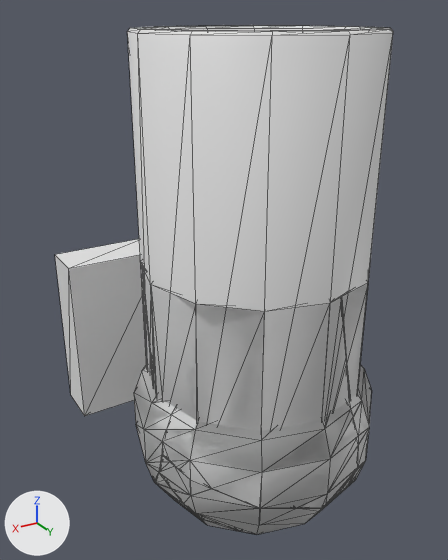
An edit to the FBX model Assets/Art/Environment/Props/Pots.fbx, drawn before and after from the same camera.
Camera for both pictures: a 50 mm camera at (0.622, 0.919, 0.93) aimed at (0.009, -0.104, 0.418). The axes (+X, +Y, +Z) are drawn at lower left. The lights are the same throughout. Mesh edges are drawn as thin lines. Where no turn or scale is listed for an object, it has been applied to the vertices. Vertices at the same position are counted once.

The first picture shows 'Box001', 'Pot_02', 'Pot_02_Part_1', 'Pot_02_Part_2', 'Pot_02_Part_4', 'Pot_02_Part_7', 'Pot_02_Part_8', 'Pot_03', 'Pot_03_Part_1', 'Pot_03_Part_6', 'Pot_03_Part_7'.
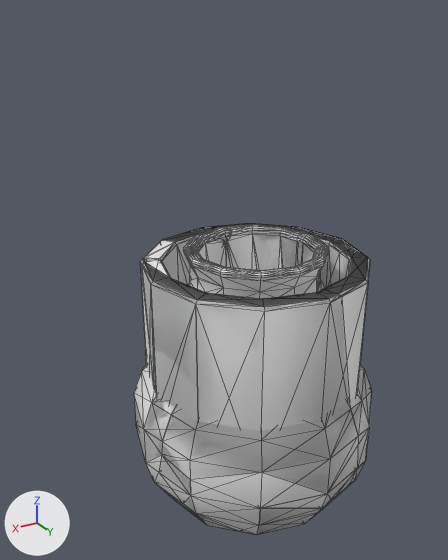
Commit message: New pots

Changed parts and their boxes (x1, y1, x2, y2) in the pictures (448 x 560 px; the box of a moved part takes in the faces that stretch with it):
'Pot_03', reshaped: before (127, 25, 393, 431); after (140, 223, 370, 431)
'Box001', deleted: before (55, 239, 146, 416)
'Pot_03_Part_1', reshaped: before (143, 269, 349, 430); after (142, 262, 350, 431)
'Pot_02_Part_4', reshaped: before (162, 402, 358, 508); after (162, 403, 358, 503)
'Pot_02_Part_8', reshaped: before (159, 455, 329, 534); after (159, 455, 326, 534)
'Pot_02_Part_2', reshaped: before (134, 367, 175, 482); after (134, 366, 175, 461)
'Pot_01_Part_2', reshaped (not visible before): after (186, 244, 327, 298)
'Pot_03_Part_6', reshaped: before (342, 283, 368, 397); after (324, 249, 370, 296)
'Pot_02_Part_1', reshaped: before (347, 367, 372, 484); after (347, 365, 372, 484)
'Pot_03_Part_8', reshaped (not visible before): after (150, 225, 234, 285)
'Pot_01_Part_8', reshaped (not visible before): after (208, 228, 233, 267)
'Pot_02_Part_7', reshaped: before (156, 473, 237, 531); after (158, 485, 237, 531)
'Pot_03_Part_5', reshaped (not visible before): after (248, 223, 356, 288)
'Pot_03_Part_7', reshaped: before (142, 274, 153, 381); after (141, 259, 147, 264)
part 2 of me_mesh_020, moved or reshaped (not visible before): after (190, 247, 327, 285)
part 3 of me_mesh_011, cut back: before (143, 269, 349, 430); after (142, 262, 350, 430)
part 5 of me_mesh_016, cut back: before (342, 283, 368, 397); after (324, 249, 367, 296)
part 7 of me_mesh_026, built on: after (208, 228, 231, 242)
part 8 of me_mesh_009, cut back: before (156, 473, 203, 521); after (158, 485, 203, 521)
part 9 of me_mesh_015, cut back: after (248, 223, 356, 287)
'Pot_01', unchanged, uncovered by the edit: after (183, 224, 329, 299)

What changed in the scene script:
```text
Change me_mesh_004:
    remove me_mesh_004.from_pydata(...)  # 142 vertices, 280 faces; spans x -0.118..0.118, y -0.14..0.14, z -0.163..0.163
    add me_mesh_004.from_pydata(...)  # 65 vertices, 126 faces; spans x -0.118..0.118, y -0.14..0.14, z -0.163..0.163
    me_mesh_004 part 1
    78 vertices are removed from x -0.118..0.108, y -0.136..0.139, z -0.163..0.163
    261 faces are deleted
    1 vertex is added at (0.013, 0.113, -0.012)
    107 new faces join them
Change me_mesh_006:
    remove me_mesh_006.from_pydata(...)  # 116 vertices, 228 faces; spans x -0.166..0.166, y -0.112..0.112, z -0.139..0.139
    add me_mesh_006.from_pydata(...)  # 51 vertices, 98 faces; spans x -0.166..0.166, y -0.112..0.112, z -0.139..0.139
    me_mesh_006 part 4
    66 vertices are removed from x -0.166..0.164, y -0.112..0.094, z -0.139..0.139
    207 faces are deleted
    1 vertex is added at (-0.145, -0.006, -0.126)
    77 new faces join them
Change me_mesh_018:
    remove me_mesh_018.from_pydata(...)  # 97 vertices, 190 faces; spans x -0.186..0.186, y -0.071..0.071, z -0.18..0.18
    add me_mesh_018.from_pydata(...)  # 37 vertices, 70 faces; spans x -0.186..0.186, y -0.071..0.07, z -0.179..0.18
    me_mesh_018 part 12
    61 vertices are removed from x -0.179..0.185, y -0.07..0.071, z -0.18..0.18
    171 faces are deleted
    1 vertex is added at (-0.106, -0.038, -0.179)
    51 new faces join them
Change me_mesh_003:
    remove me_mesh_003.from_pydata(...)  # 149 vertices, 294 faces; spans x -0.098..0.098, y -0.144..0.144, z -0.163..0.163
    add me_mesh_003.from_pydata(...)  # 68 vertices, 132 faces; spans x -0.098..0.098, y -0.144..0.144, z -0.163..0.163
    me_mesh_003 part 13
    81 vertices are removed from x -0.082..0.097, y -0.144..0.144, z -0.163..0.163
    252 faces are deleted
    90 new faces join them
Change me_mesh_015:
    remove me_mesh_015.from_pydata(...)  # 69 vertices, 134 faces; spans x -0.086..0.086, y -0.13..0.13, z -0.092..0.092
    add me_mesh_015.from_pydata(...)  # 28 vertices, 52 faces; spans x -0.086..0.086, y -0.13..0.13, z -0.092..0.092
    me_mesh_015 part 9
    41 vertices are removed from x -0.079..0.086, y -0.13..0.13, z -0.092..0.092
    127 faces are deleted
    45 new faces join them
Change me_mesh_020:
    remove me_mesh_020.from_pydata(...)  # 137 vertices, 266 faces; spans x -0.121..0.121, y -0.162..0.162, z -0.135..0.135
    add me_mesh_020.from_pydata(...)  # 113 vertices, 222 faces; spans x -0.121..0.121, y -0.108..0.162, z -0.135..0.135
    me_mesh_020 part 2
    102 faces are deleted
    102 new faces join them
Change me_mesh_016:
    remove me_mesh_016.from_pydata(...)  # 55 vertices, 106 faces; spans x -0.102..0.102, y -0.122..0.122, z -0.157..0.157
    add me_mesh_016.from_pydata(...)  # 26 vertices, 48 faces; spans x -0.102..0.102, y -0.122..0.122, z -0.157..0.157
    me_mesh_016 part 5
    29 vertices are removed from x -0.095..0.102, y -0.117..0.121, z -0.157..0.157
    98 faces are deleted
    40 new faces join them
Change me_mesh:
    where me_mesh.from_pydata(...)  # 120 vertices, 236 faces; spans x -0.22..0.22, y -0.22..0.22, z 0.0..0.907
    me_mesh part 10: all 48 vertices in x -0.22..0.22, y -0.22..0.22, z 0.902..0.907 are moved by (0.0, 0.0, -0.407)
Change me_mesh_009:
    remove me_mesh_009.from_pydata(...)  # 151 vertices, 298 faces; spans x -0.185..0.185, y -0.13..0.13, z -0.076..0.076
    add me_mesh_009.from_pydata(...)  # 56 vertices, 108 faces; spans x -0.185..0.185, y -0.13..0.13, z -0.076..0.076
    me_mesh_009 part 8
    95 vertices are removed from x -0.178..0.185, y -0.13..0.13, z -0.076..0.073
    281 faces are deleted
    91 new faces join them
Change me_mesh_026:
    remove me_mesh_026.from_pydata(...)  # 62 vertices, 120 faces; spans x -0.125..0.125, y -0.091..0.039, z -0.178..0.178
    add me_mesh_026.from_pydata(...)  # 74 vertices, 144 faces; spans x -0.125..0.125, y -0.091..0.039, z -0.178..0.178
    me_mesh_026 part 7: 4 vertices removed from x 0.008..0.02, y -0.031..-0.026, z 0.177..0.178; 17 vertices added at x -0.007..0.055, y -0.031..0.0, z 0.163..0.178
Change me_mesh_011:
    remove me_mesh_011.from_pydata(...)  # 125 vertices, 245 faces; spans x -0.162..0.162, y -0.157..0.157, z -0.213..0.213
    add me_mesh_011.from_pydata(...)  # 48 vertices, 92 faces; spans x -0.162..0.162, y -0.157..0.157, z -0.213..0.213
    me_mesh_011 part 3
    77 vertices are removed from x -0.161..0.156, y -0.156..0.147, z -0.208..0.213
    221 faces are deleted
    68 new faces join them
Change me_mesh_017:
    remove me_mesh_017.from_pydata(...)  # 95 vertices, 186 faces; spans x -0.161..0.161, y -0.1..0.1, z -0.199..0.199
    add me_mesh_017.from_pydata(...)  # 34 vertices, 64 faces; spans x -0.16..0.16, y -0.1..0.1, z -0.199..0.199
    me_mesh_017 part 11
    61 vertices are removed from x -0.161..0.161, y -0.099..0.099, z -0.196..0.199
    181 faces are deleted
    59 new faces join them
Change me_mesh_010:
    remove me_mesh_010.from_pydata(...)  # 94 vertices, 184 faces; spans x -0.169..0.169, y -0.103..0.103, z -0.084..0.084
    add me_mesh_010.from_pydata(...)  # 36 vertices, 68 faces; spans x -0.169..0.169, y -0.103..0.103, z -0.084..0.084
    me_mesh_010 part 6
    58 vertices are removed from x -0.169..0.169, y -0.101..0.098, z -0.084..0.083
    178 faces are deleted
    62 new faces join them
Remove ob_box001:
    ob_box001 = bpy.data.objects.new('Box001', me_mesh_027)
```
